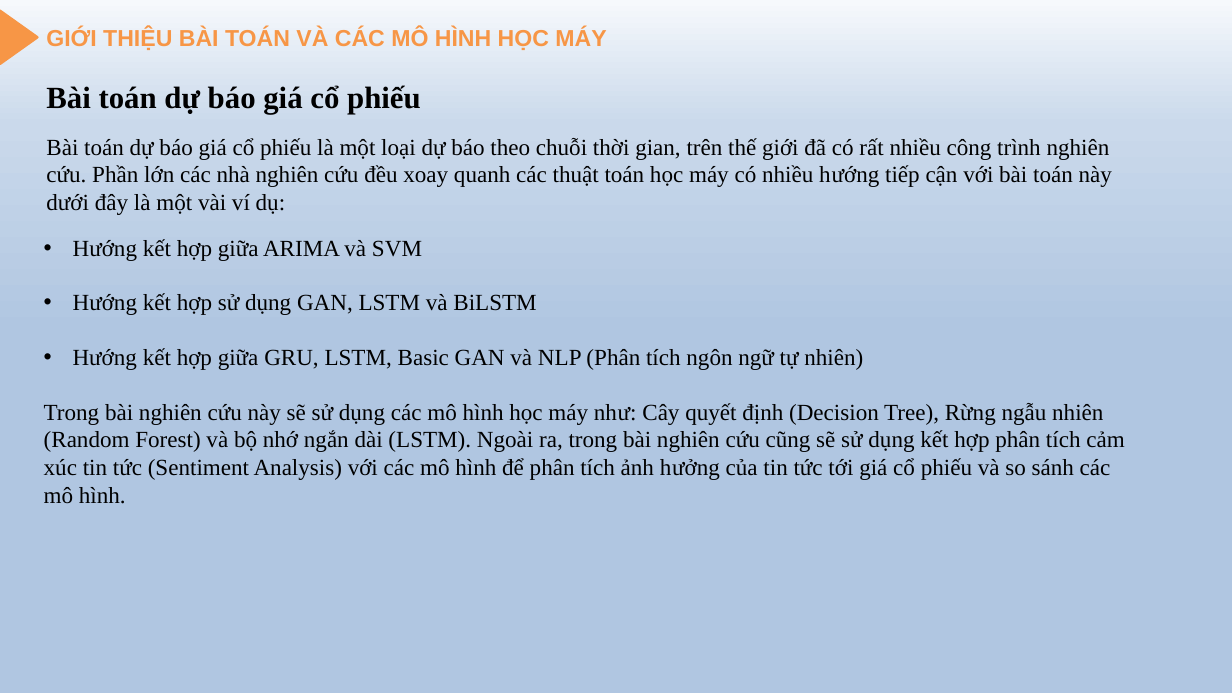
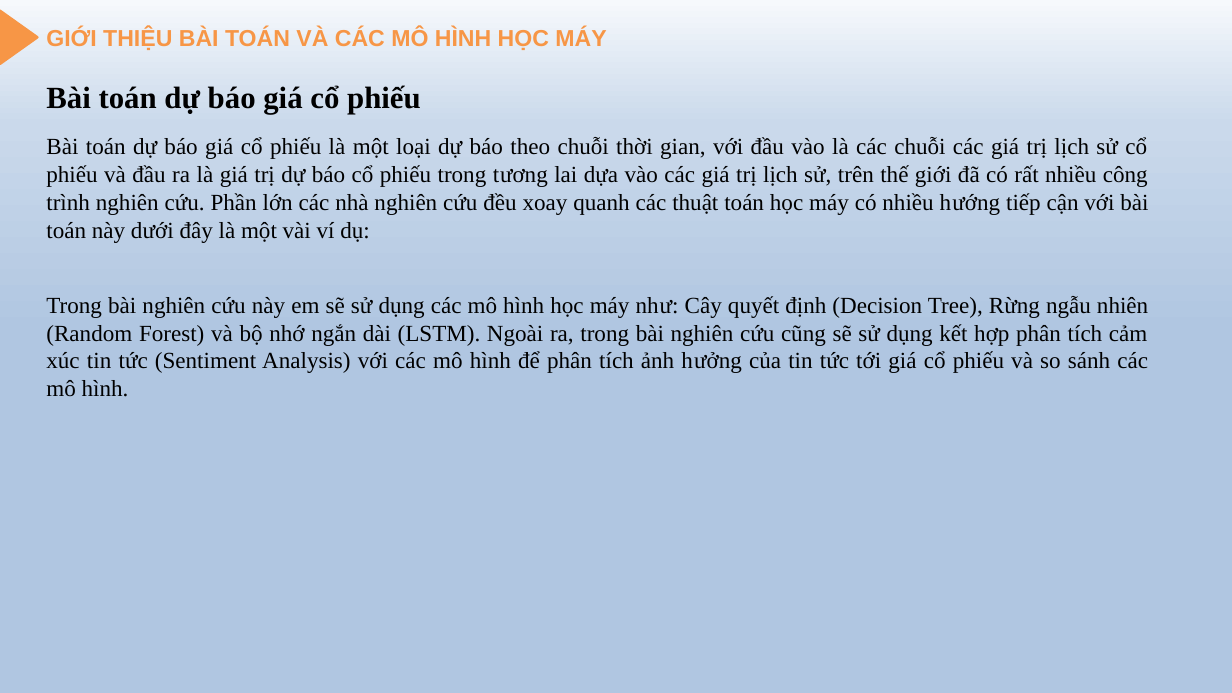
Before and after one commit to tintran2211-dev/Scientific-research, a slide deck: slide 4 of 60PM2_1851171644_TranCongTin/Code_60PM2_1871171644_TranCongTin/Slide.pptx. Drawn at 1232x693 pixels with LibreOffice and Linux fonts; fonts in the diff are those of the drawing; background and template pictures are left out. Boxes give left, top, right and bottom in pixels: in the first picture for what was removed or moved away, otherwise in the second. Text is boxed around its words. In the diff, an @@ line names an element or a change of style, - is before the commit and + after.

```diff
--- a/60PM2_1851171644_TranCongTin/Code_60PM2_1871171644_TranCongTin/Slide.pptx
+++ b/60PM2_1851171644_TranCongTin/Code_60PM2_1871171644_TranCongTin/Slide.pptx
@@ text at [46, 137, 1148, 243]: text changed @@
-Bài toán dự báo giá cổ phiếu là một loại dự báo theo chuỗi thời gian, trên thế giới đã có rất nhiều công trình nghiên cứu. Phần lớn các nhà nghiên cứu đều xoay quanh các thuật toán học máy có nhiều hướng tiếp cận với bài toán này dưới đây là một vài ví dụ:
+Bài toán dự báo giá cổ phiếu là một loại dự báo theo chuỗi thời gian, với đầu vào là các chuỗi các giá trị lịch sử cổ phiếu và đầu ra là giá trị dự báo cổ phiếu trong tương lai dựa vào các giá trị lịch sử, trên thế giới đã có rất nhiều công trình nghiên cứu. Phần lớn các nhà nghiên cứu đều xoay quanh các thuật toán học máy có nhiều hướng tiếp cận với bài toán này dưới đây là một vài ví dụ:
@@ text removed at [73, 239, 422, 261] @@
-• Hướng kết hợp giữa ARIMA và SVM
@@ text at [46, 296, 1148, 397]: text changed @@
-Trong bài nghiên cứu này sẽ sử dụng các mô hình học máy như: Cây quyết định (Decision Tree), Rừng ngẫu nhiên (Random Forest) và bộ nhớ ngắn dài (LSTM). Ngoài ra, trong bài nghiên cứu cũng sẽ sử dụng kết hợp phân tích cảm xúc tin tức (Sentiment Analysis) với các mô hình để phân tích ảnh hưởng của tin tức tới giá cổ phiếu và so sánh các mô hình.
+Trong bài nghiên cứu này em sẽ sử dụng các mô hình học máy như: Cây quyết định (Decision Tree), Rừng ngẫu nhiên (Random Forest) và bộ nhớ ngắn dài (LSTM). Ngoài ra, trong bài nghiên cứu cũng sẽ sử dụng kết hợp phân tích cảm xúc tin tức (Sentiment Analysis) với các mô hình để phân tích ảnh hưởng của tin tức tới giá cổ phiếu và so sánh các mô hình.
@@ text removed at [73, 293, 536, 315] @@
-• Hướng kết hợp sử dụng GAN, LSTM và BiLSTM
@@ text removed at [73, 348, 863, 370] @@
-• Hướng kết hợp giữa GRU, LSTM, Basic GAN và NLP (Phân tích ngôn ngữ tự nhiên)
```
Also in this commit, not shown: 19 other slides changed, 1 slide removed, 3 other files.
